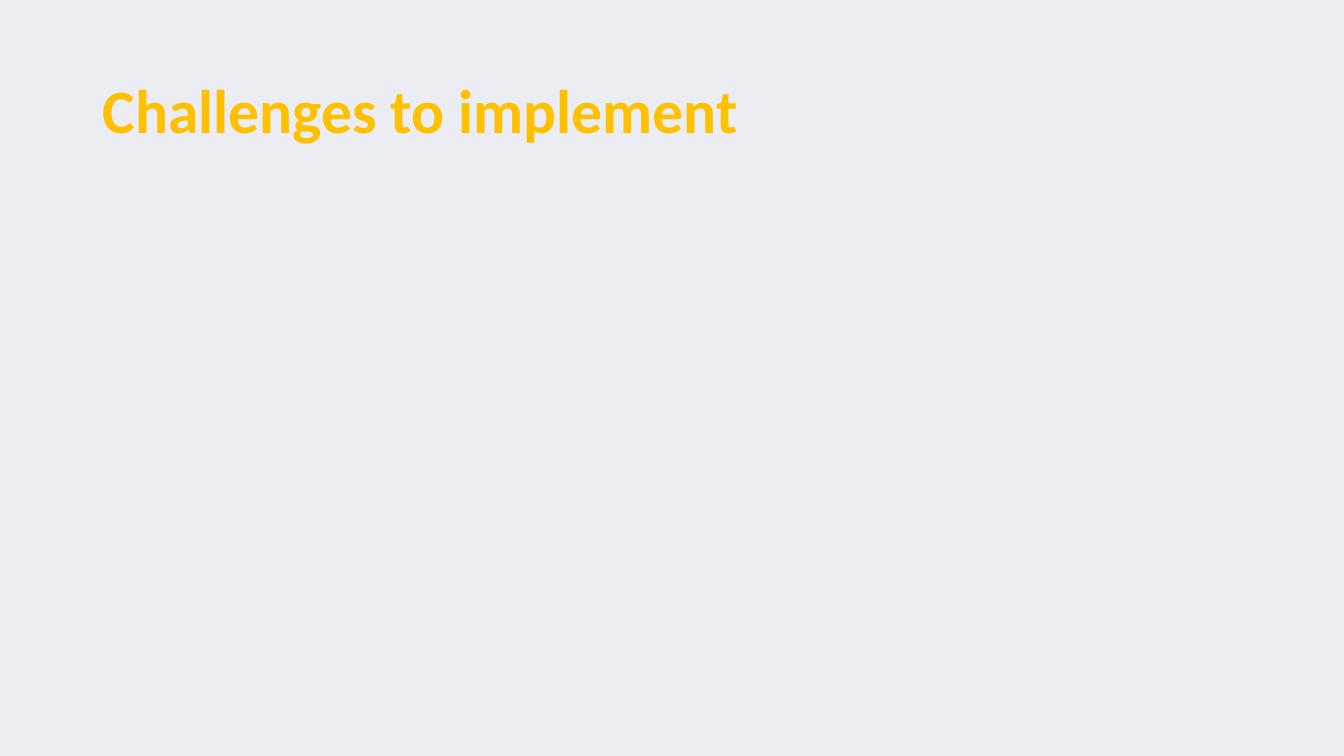
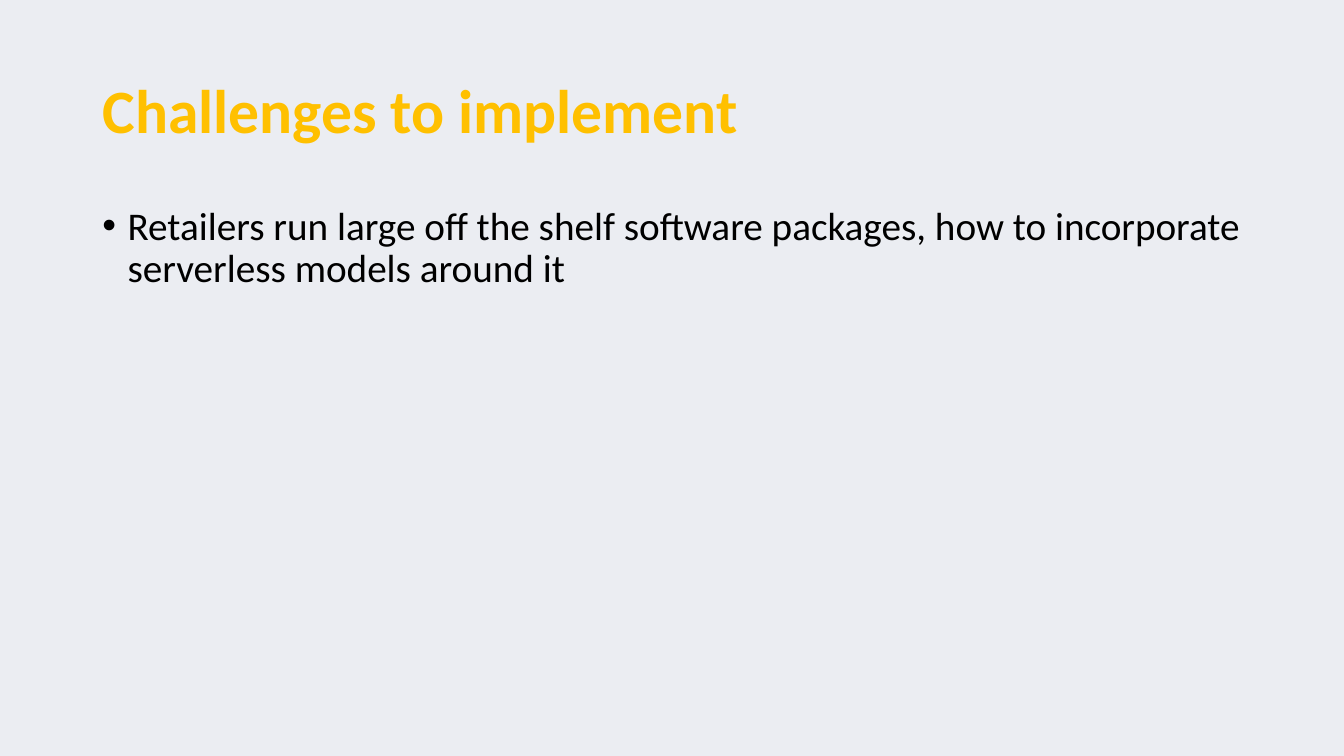
Before and after one commit to serverless-perspectives/pariveda-perspective, a slide deck: slide 13 of Serverless perspectives.pptx. Drawn at 1344x756 pixels with LibreOffice and Linux fonts; fonts in the diff are those of the drawing. Boxes give left, top, right and bottom in pixels: in the first picture for what was removed or moved away, otherwise in the second. Text is boxed around its words. In the diff, an @@ line names an element or a change of style, - is before the commit and + after.

```diff
--- a/Serverless perspectives.pptx
+++ b/Serverless perspectives.pptx
@@ text added at bbox=[128, 212, 1240, 283], 28 pt, text #000000 @@
+• Retailers run large off the shelf software packages, how to incorporate serverless models around it
```
